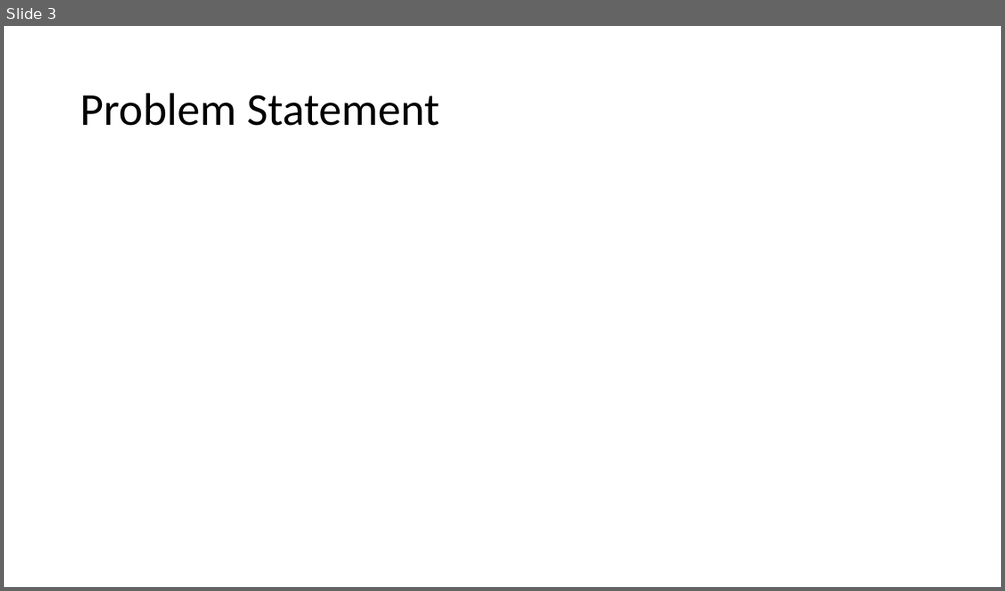
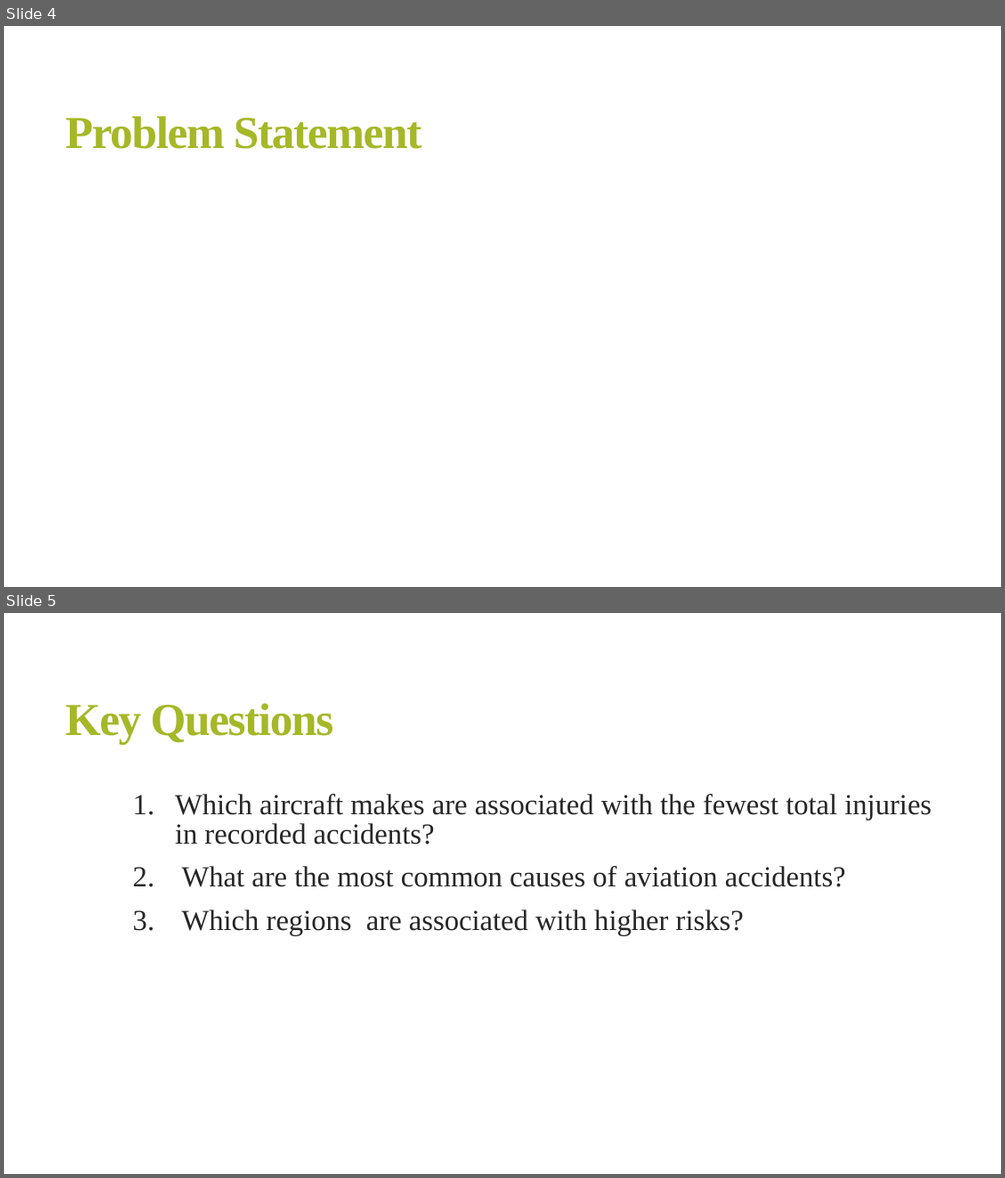
Before and after one commit to FranciscarNdanu/PHASE-1-PROJECT, a slide deck: Presentation.pptx. Shown one above the other, each under a label of ours: slide 3 before the commit, slides 4 and 5 after it. The pictures are 1005x591 and 1005x1178 pixels, drawn with LibreOffice and Linux fonts; fonts in the diff are those of the drawing. Boxes give left, top, right and bottom in pixels: in the first picture for what was removed or moved away, otherwise in the second. Text is boxed around its words. In the diff, an @@ line names an element or a change of style, - is before the commit and + after.

```diff
--- a/Presentation.pptx
+++ b/Presentation.pptx
@@ slide 5 added at bbox=[4, 613, 1001, 1174], background #FFFFFF @@
@@ title added at bbox=[65, 703, 334, 745], 44 pt, text #A6B727, bold @@
+Key Questions
@@ text added at bbox=[175, 794, 931, 935], 28 pt, text #262626 @@
+1. Which aircraft makes are associated with the fewest total injuries in recorded accidents?
+2. What are the most common causes of aviation accidents?
+3. Which regions are associated with higher risks?
@@ what was slide 3 is now slide 4 @@
@@ slide 4 changed as well @@
@@ title "Problem Statement": place and size @@
-title "Problem Statement" at bbox=[80, 93, 440, 126]
+title "Problem Statement" at bbox=[65, 116, 421, 149]
@@ title "Problem Statement" at bbox=[65, 116, 421, 149]: font Calibri to Times New Roman, text colour #000000 to #A6B727, letter spacing 0 to -1.2 pt, bold on; line spacing 0.9 to 0.85 @@
```
Also in this commit, not shown: 1 other slide changed, 10 other slides added, 4 slides removed, 12 other files.
